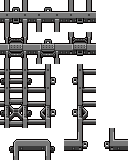
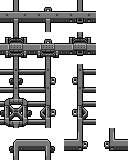
The second 128px x 160px image is a revision of the first. Changes to its layers:
painted on "hd frames" over [0, 0, 92, 128]
